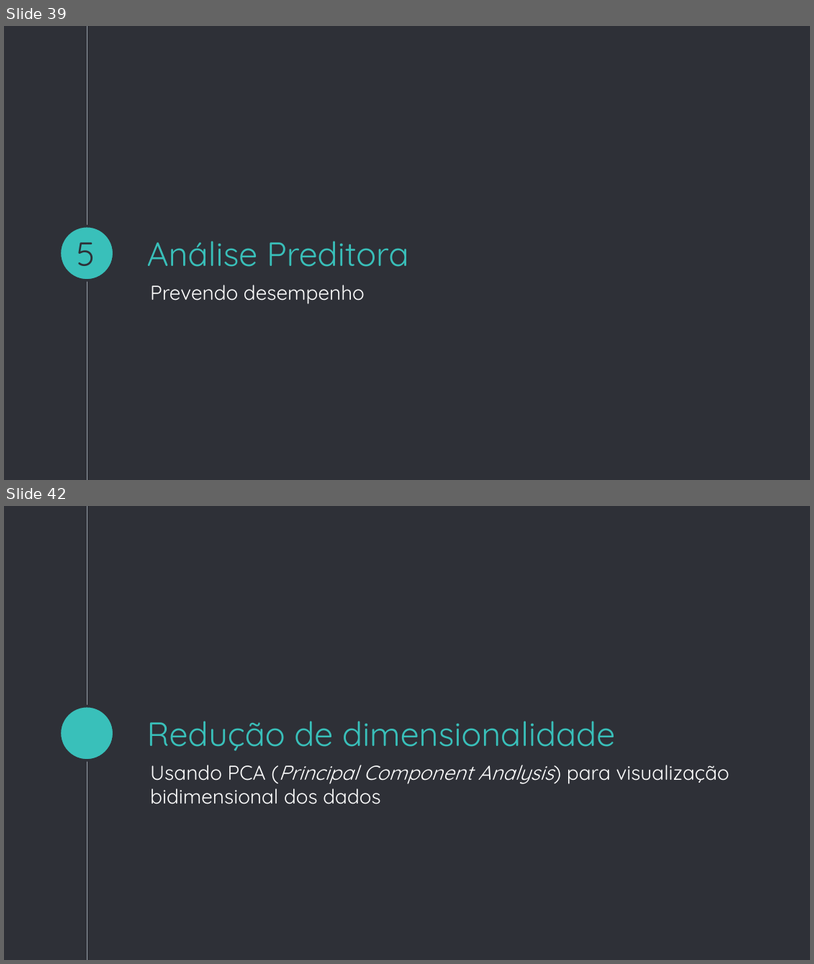
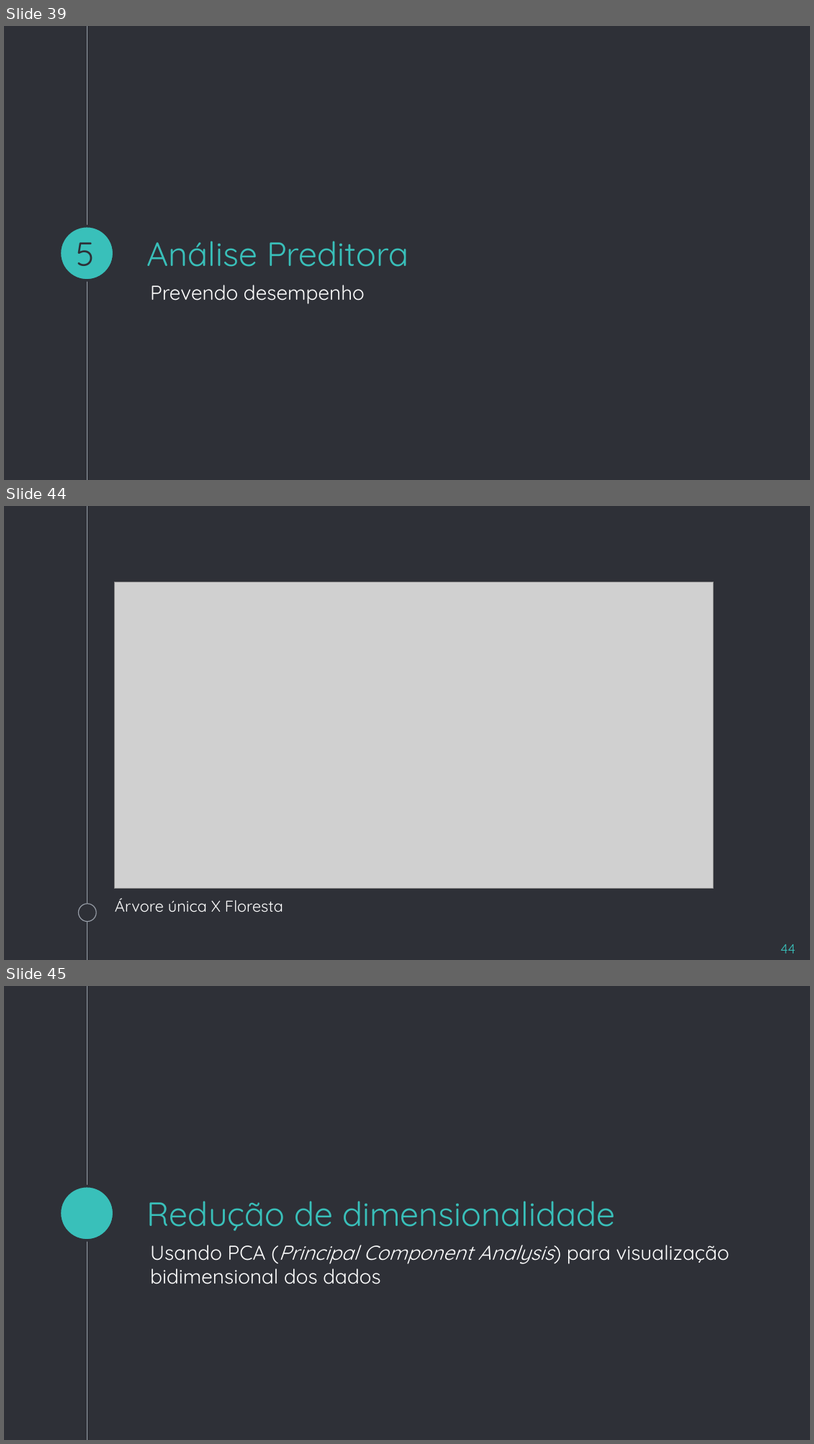
Before and after one commit to gustavomccoelho/ENEM-Test-Performance-Prediction, a slide deck: Apresentacao_Previsao_de_Desempenho_ENEM.pptx. Shown one above the other, each under a label of ours: slides 39 and 42 before the commit, slides 39, 44 and 45 after it; the slides between them are not shown. The pictures are 814x964 and 814x1444 pixels, drawn with LibreOffice and Linux fonts; fonts in the diff are those of the drawing; grey boxes stand for pictures. Boxes give left, top, right and bottom in pixels: in the first picture for what was removed or moved away, otherwise in the second. Text is boxed around its words. In the diff, an @@ line names an element or a change of style, - is before the commit and + after.

```diff
--- a/Apresentacao_Previsao_de_Desempenho_ENEM.pptx
+++ b/Apresentacao_Previsao_de_Desempenho_ENEM.pptx
@@ slide 44 added at (4, 506, 810, 960), background #2E3037; not listed: 1 template element that a slide beside it also shows @@
@@ picture added at (114, 582, 715, 888) @@
@@ ellipse added at (78, 903, 96, 921), fill #2E3037, outline #999FA9 0.75 pt @@
@@ text added at (115, 898, 283, 911), 14 pt, text #FFFFFF @@
+Árvore única X Floresta
@@ page number added at (781, 944, 796, 953), 12 pt, text #39C0BA @@
+44
@@ what was slide 42 is now slide 45 @@
```
Also in this commit, not shown: 2 slides changed, 2 other slides added.
